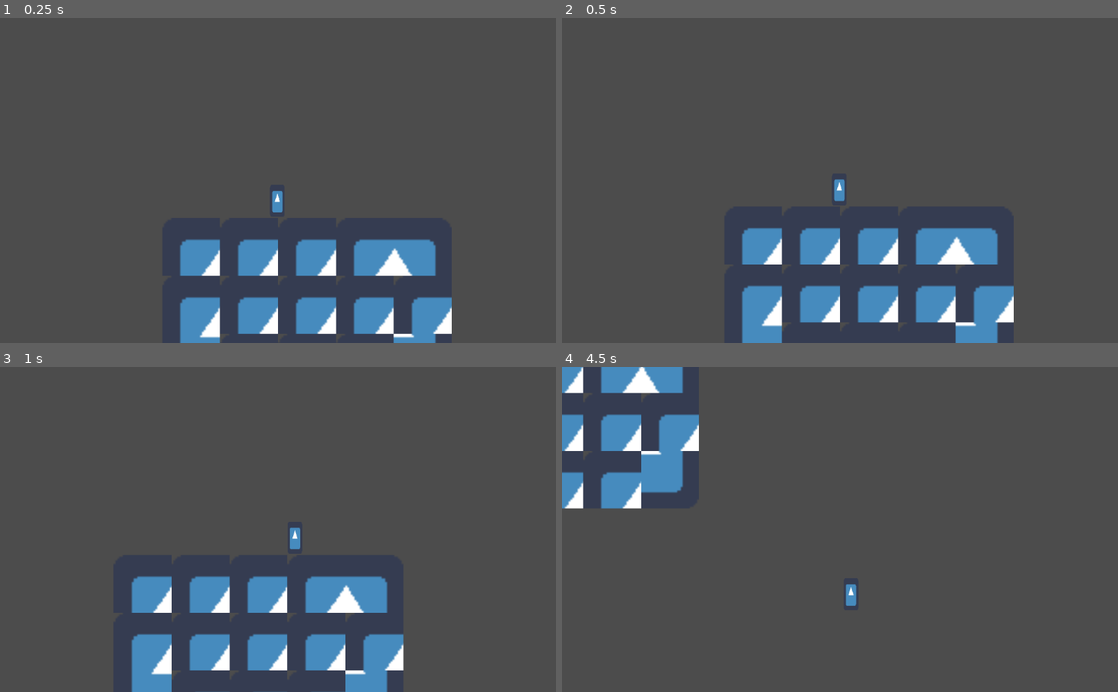
Above: before the commit, frames 1-4 (two rows, left to right).
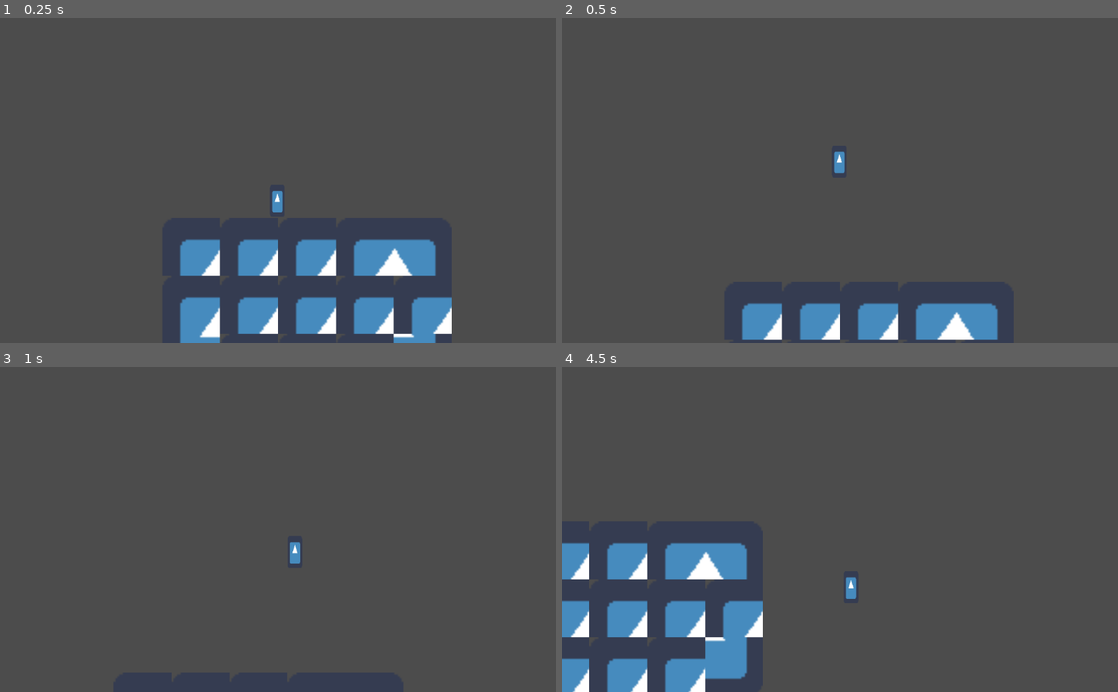
Above: after the commit, the same moments.

Repository: aridai-shi/gmtk2020
Game: Godot game, scene res://Game.tscn
The game is run twice, just before and just after one commit, with the same random seed, the same clock (stepped at 60 frames per second) and the same inputs. The project has no main scene, so this scene is started directly. The engine's default icon, where the game draws it, is replaced by a stand-in: a white triangle on a blue panel in a dark square. Sound files missing from this copy of the repository are replaced by a short silence.
Inputs:
- Up to frame 1 (0.25 s): no input
- Up to frame 2 (0.5 s): no input
- Up to frame 3 (1 s): hold Right (ui_right) from 0.53 s (still down)
- Up to frame 4 (4.5 s): release Right (ui_right) at 2.03 s; hold Left (ui_left) 2.03-2.78 s; hold Right (ui_right) 2.78-4.28 s; hold Left (ui_left) from 4.28 s (still down)

Frame 1 is identical in both runs. In frame 2, 9.0% of the frame differs, in the area x 32-82%, y 41-100%; in frame 3, 9.4%; in frame 4, 15%, in the area x 0-53%, y 0-100%.

Commit message:
Rewrote beat system

Diff:
--- /dev/null
+++ b/BeatPlayer.gd
@@ -0,0 +1,20 @@
+extends AudioStreamPlayer
+
+const COMPENSATE_FRAMES = 2
+const COMPENSATE_HZ = 60.0
+var BPM = 30
+const BARS = 4
+var time = 0.0
+func _physics_process(delta):
+	time = get_playback_position() + AudioServer.get_time_since_last_mix() - AudioServer.get_output_latency() + (1 / COMPENSATE_HZ) * COMPENSATE_FRAMES
+	if !playing:
+		return
+
+func Beat():
+	var beaty =time * BPM / 60
+	if beaty - floor(beaty) <= 0.2:
+		return true;
+	else:
+		return false;
+func _ready():
+	pass
--- /dev/null
+++ b/BeatPlayer.tscn
@@ -0,0 +1,9 @@
+[gd_scene load_steps=3 format=2]
+
+[ext_resource path="res://BeatPlayer.gd" type="Script" id=1]
+[ext_resource path="res://watchstep.ogg" type="AudioStream" id=2]
+
+[node name="BeatPlayer" type="AudioStreamPlayer"]
+stream = ExtResource( 2 )
+autoplay = true
+script = ExtResource( 1 )
--- a/Game.tscn
+++ b/Game.tscn
@@ -1,7 +1,8 @@
-[gd_scene load_steps=8 format=2]
+[gd_scene load_steps=9 format=2]
 
 [ext_resource path="res://Player/Player.tscn" type="PackedScene" id=1]
 [ext_resource path="res://icon.png" type="Texture" id=2]
+[ext_resource path="res://BeatPlayer.tscn" type="PackedScene" id=3]
 
 [sub_resource type="ConvexPolygonShape2D" id=1]
 points = PoolVector2Array( 0, 0, 32, 0, 32, 32, 0, 32 )
@@ -67,6 +68,8 @@
 
 [node name="Game" type="Node"]
 
+[node name="BeatPlayer" parent="." instance=ExtResource( 3 )]
+
 [node name="Player" parent="." instance=ExtResource( 1 )]
 position = Vector2( 0, 1 )
 
--- a/Player/Player.gd
+++ b/Player/Player.gd
@@ -1,10 +1,5 @@
 extends KinematicBody2D
-var BPM = 30
-const BARS = 4
 
-var playing = false
-const COMPENSATE_FRAMES = 2
-const COMPENSATE_HZ = 60.0
 export (int) var run_speed = 125
 export (int) var jump_speed = -290
 export (int) var gravity = 610
@@ -13,19 +8,13 @@
 export (float) var accel = 0.05
 var velocity = Vector2()
 var jumping = false
-var spriteflip = false
 
 
 func get_input():
-
-	var time = 0.0
-	time = $Audio.get_playback_position() + AudioServer.get_time_since_last_mix() - AudioServer.get_output_latency() + (1 / COMPENSATE_HZ) * COMPENSATE_FRAMES
-
-	var beat = int(time * BPM / 60.0)
 	var horiz = Input.get_action_strength("ui_right") - Input.get_action_strength("ui_left")
 	if is_on_floor():
 		$CoyoteTimer.start(0.09)
-	if int(time * BPM) % 60 == 0:
+	if get_node("../BeatPlayer").Beat():
 		$JumpBufferTimer.start(0.15)
 	if !jumping and $JumpBufferTimer.time_left > 0 and $CoyoteTimer.time_left > 0:
 		jumping = true
@@ -49,13 +38,3 @@
 		velocity = move_and_slide(velocity, Vector2(0, -1))
 		if velocity.y > 800:
 			get_tree().reload_current_scene()
-	if !$Audio.playing:
-		return
-
-	var time = 0.0
-	time = $Audio.get_playback_position() + AudioServer.get_time_since_last_mix() - AudioServer.get_output_latency() + (1 / COMPENSATE_HZ) * COMPENSATE_FRAMES
-
-	var beat = int(time * BPM / 60.0)
-	var seconds = int(time)
-	var seconds_total = int($Audio.stream.get_length())
-	playing = true
--- a/Player/Player.tscn
+++ b/Player/Player.tscn
@@ -1,8 +1,7 @@
-[gd_scene load_steps=6 format=2]
+[gd_scene load_steps=5 format=2]
 
 [ext_resource path="res://icon.png" type="Texture" id=1]
 [ext_resource path="res://Player/Player.gd" type="Script" id=2]
-[ext_resource path="res://watchstep.ogg" type="AudioStream" id=3]
 
 [sub_resource type="RectangleShape2D" id=1]
 extents = Vector2( 4, 9.5204 )
@@ -44,7 +43,3 @@
 
 [node name="CoyoteTimer" type="Timer" parent="."]
 one_shot = true
-
-[node name="Audio" type="AudioStreamPlayer" parent="."]
-stream = ExtResource( 3 )
-autoplay = true
--- a/project.godot
+++ b/project.godot
@@ -18,6 +18,11 @@
 config/name="gmtk2020"
 config/icon="res://icon.png"
 
+[debug]
+
+settings/fps/force_fps=60
+
 [rendering]
 
+quality/driver/fallback_to_gles2=true
 environment/default_environment="res://default_env.tres"
